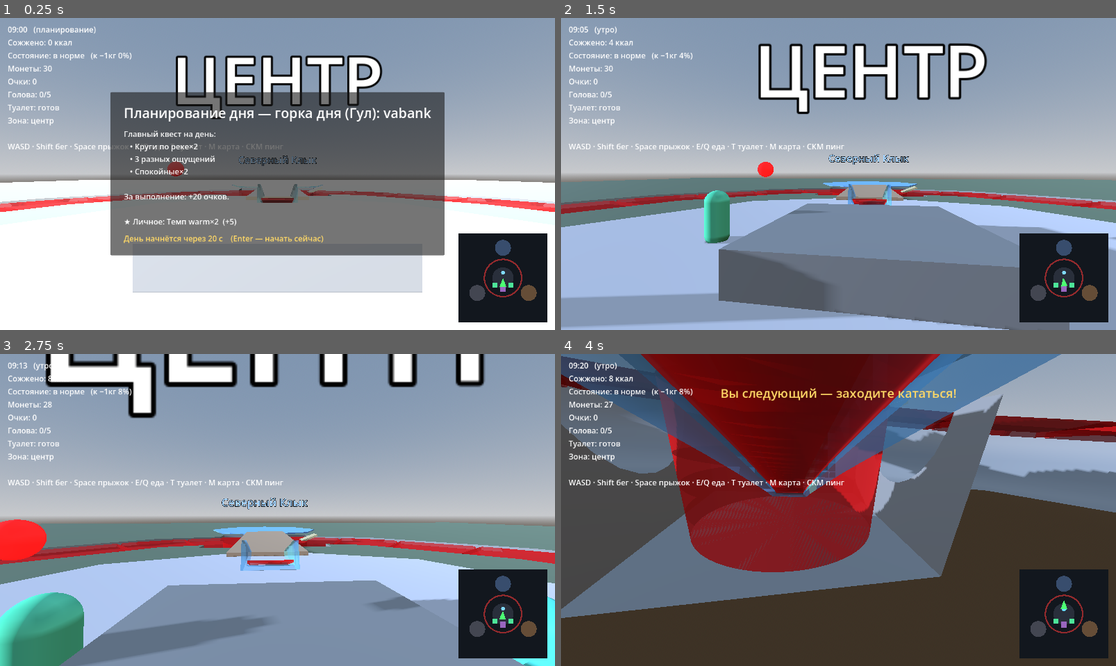
Above: before the commit, frames 1-4 (two rows, left to right).
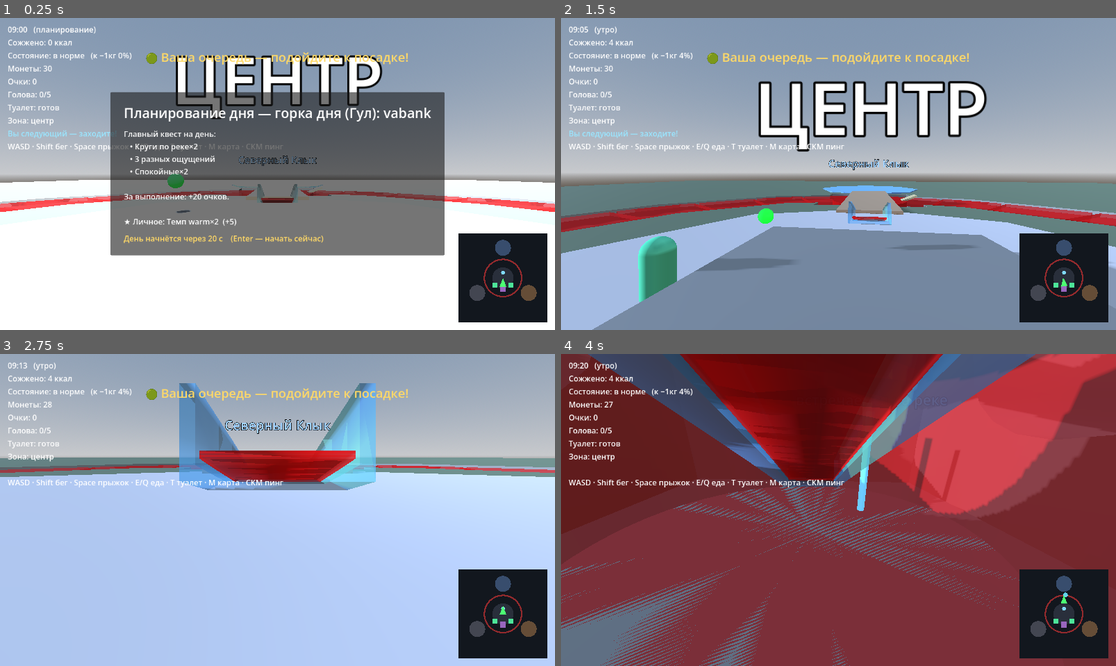
Above: after the commit, the same moments.

Repository: evangelipeep/Red-Wave
Game: Godot game, scene res://world/ParkGreybox.tscn
Two runs of this game, one before a commit and one after it. Both use one fixed random seed, a clock stepped at 60 frames per second and the inputs below. The project has no main scene, so this scene is started directly.
Inputs (mouse positions are in pixels of both pictures, inside the frame that each line leads up to):
- Up to frame 1 (0.25 s): no input
- Up to frame 2 (1.5 s): tap Enter (ui_accept) at 0.5 s; drag from (1066, 276) to (894, 105) at 0.52 s; move the mouse to (810, 174) at 1.27 s; hold W (move_forward) from 1.28 s (still down); tap Space (jump) at 1.35 s
- Up to frame 3 (2.75 s): keep holding W (move_forward); tap Space (jump) at 1.52, 1.82, 2.3 s; tap Shift (sprint) at 1.55 s; move the mouse to (288, 503) at 2.02 s; hold Q (eat_meal) from 2.03 s (still down)
- Up to frame 4 (4 s): keep holding W (move_forward); move the mouse to (832, 516) at 2.77 s; release Q (eat_meal) at 2.78 s; tap E (eat_snack) at 2.85 s; click (832, 516) at 2.92 s; tap Space (jump) at 3.02, 3.32, 3.77, 3.8 s; tap Shift (sprint) at 3.05 s; move the mouse to (877, 513) at 3.52 s; hold Middle mouse button (ping) from 3.53 s (still down)

The runs differ from the first frame. In frame 1, 7.1% of the frame differs, in the area x 1-77%, y 10-88%; in frame 2, 37%; in frame 3, 77%; in frame 4, 80%, in the area x 0-100%, y 0-100%.

Commit message:
feat(queue+theater): приглашение на зелёный, охранник и наказания, театр с расписанием
Очередь:
- зелёный свет = приглашение; игрок САМ заходит в зону посадки у горки (не авто)
- NPC идут на горку только на свой ход (доходят до посадки, потом едут)
- можно прыгнуть без очереди → SHAME-штраф; после 2 раз — бан прыжков (охранник не пускает)
- за нарушителем ходит ОХРАННИК на дистанции; пойман → бег заблокирован
- бег возвращается после 5 честно отстоянных очередей

Театр:
- открыт за 1 игр.час до шоу (ворота); вошёл до начала → приветствие + отсчёт до старта
- идёт шоу → отсчёт до конца, новых не впускают; конец → спасибо + очки
- опоздал к началу → не впускают

Фиксы: дно бассейна квадратное (NPC не проваливались в углах ямы);
RunBootstrap — старт дня вернул в _ready (был случайно вложен в _on_guard_alert).

Co-Authored-By: Claude Opus 4.8 <noreply@anthropic.com>

Diff:
--- a/autoload/EventBus.gd
+++ b/autoload/EventBus.gd
@@ -21,4 +21,6 @@
 signal score_changed(player_id: int, score: int)
 signal queue_update(slide_id: String, seconds_left: float, active: bool)   # очередь на горке
 signal map_opened(open: bool)                               # открыта/закрыта карта M (без паузы)
+signal guard_alert(level: int)                              # игрок нарушил очередь — охранник реагирует
+signal run_block_changed(blocked: bool)                     # блокировка бега (наказание)
 @warning_ignore_restore("unused_signal")
--- a/autoload/GameConstants.gd
+++ b/autoload/GameConstants.gd
@@ -67,6 +67,16 @@
 const NO_LONG_QUEUE_BONUS: int = 2
 const SHAME: int = -2
 const MISS_BALLAD: int = -3
+const SHOW_PTS: int = 4                 # очки за посещение шоу в театре
+
+# --- Очередь / охрана ---
+const HOOLIGAN_BAN_AFTER: int = 2       # после стольких нарушений — бан прыжков без очереди
+const QUEUES_TO_RESTORE_RUN: int = 5    # сколько честных очередей отстоять, чтобы вернуть бег
+const GUARD_FOLLOW_DIST: float = 4.0    # на какой дистанции охранник держится
+
+# --- Театр ---
+const SHOW_OPEN_BEFORE_FRAC: float = 1.0 / 12.0   # открыт за 1 игровой час до шоу
+const SHOW_DURATION_FRAC: float = 0.5 / 12.0      # шоу идёт ~30 игровых минут
 
 # --- Сложный режим ---
 const HARD_MAIN_FAIL: int = -10
--- a/autoload/RunState.gd
+++ b/autoload/RunState.gd
@@ -14,6 +14,10 @@
 var score: int = 0                   # очки за день
 var markers: Array[Vector3] = []     # приватные метки игрока (карта M)
 var pings: Array = []                # активные пинги [{pos, until}] для карты/миникарты
+var offenses: int = 0                 # нарушений очереди (прыжки без очереди)
+var run_blocked: bool = false         # бег заблокирован охраной (наказание)
+var queue_jump_banned: bool = false   # после 2 нарушений — прыгать без очереди вообще нельзя
+var _legit_rides_since_block: int = 0
 var _zones_visited: Dictionary = {}  # для бонуса «первопроходец зоны»
 var _dizzy_decay_accum: float = 0.0
 
@@ -36,6 +40,10 @@
 	markers.clear()
 	pings.clear()
 	personal_quest.clear()
+	offenses = 0
+	run_blocked = false
+	queue_jump_banned = false
+	_legit_rides_since_block = 0
 	_zones_visited.clear()
 	EventBus.dizziness_changed.emit(Net.local_id(), dizziness)
 	EventBus.score_changed.emit(Net.local_id(), score)
@@ -43,6 +51,32 @@
 func add_score(delta: int) -> void:
 	score += delta
 	EventBus.score_changed.emit(Net.local_id(), score)
+
+# Прыжок без очереди пойман: штраф, блок бега, реакция охраны.
+func register_offense() -> void:
+	offenses += 1
+	add_score(GameConstants.SHAME)
+	run_blocked = true
+	_legit_rides_since_block = 0
+	if offenses >= GameConstants.HOOLIGAN_BAN_AFTER:
+		queue_jump_banned = true
+	EventBus.run_block_changed.emit(true)
+	EventBus.guard_alert.emit(offenses)
+	EventBus.toast.emit("Неуважение к очереди! %d очков. Бег заблокирован — отстойте %d очереди." % [
+		GameConstants.SHAME, GameConstants.QUEUES_TO_RESTORE_RUN])
+
+# Честно отстоял очередь и прокатился — шаг к снятию блокировки бега.
+func register_legit_ride() -> void:
+	if not run_blocked:
+		return
+	_legit_rides_since_block += 1
+	if _legit_rides_since_block >= GameConstants.QUEUES_TO_RESTORE_RUN:
+		run_blocked = false
+		EventBus.run_block_changed.emit(false)
+		EventBus.toast.emit("Вы исправились — бег снова доступен!")
+	else:
+		EventBus.toast.emit("Очередь отстояна честно (%d/%d)" % [
+			_legit_rides_since_block, GameConstants.QUEUES_TO_RESTORE_RUN])
 
 # --- Приватные метки (карта M). ---
 func add_marker(pos: Vector3) -> void:
--- a/player/PlayerController.gd
+++ b/player/PlayerController.gd
@@ -131,7 +131,7 @@
 	var input := Input.get_vector("move_left", "move_right", "move_forward", "move_back")
 	var dir := (transform.basis * Vector3(input.x, 0.0, input.y)).normalized()
 	var moving := input != Vector2.ZERO
-	var sprinting := Input.is_action_pressed("sprint") and moving
+	var sprinting := Input.is_action_pressed("sprint") and moving and not RunState.run_blocked
 	var target_speed := sprint_speed if sprinting else walk_speed
 	var accel := ground_accel if is_on_floor() else air_accel
 
--- /dev/null
+++ b/systems/npc/Guard.gd
@@ -0,0 +1,56 @@
+extends CharacterBody3D
+class_name Guard
+## Охранник: появляется после нарушения очереди и ходит за игроком на дистанции
+## нескольких метров (GUARD_FOLLOW_DIST). Лёгкий — простое преследование, коллизия.
+
+@export var speed: float = 4.0
+
+var _grav: float = ProjectSettings.get_setting("physics/3d/default_gravity", 18.0)
+
+func _ready() -> void:
+	var cap := CapsuleShape3D.new()
+	cap.radius = 0.4
+	cap.height = 1.9
+	var col := CollisionShape3D.new()
+	col.shape = cap
+	col.position = Vector3(0, 0.95, 0)
+	add_child(col)
+
+	var mesh := MeshInstance3D.new()
+	var cm := CapsuleMesh.new()
+	cm.radius = 0.4
+	cm.height = 1.9
+	mesh.mesh = cm
+	var mat := StandardMaterial3D.new()
+	mat.albedo_color = Color(0.15, 0.18, 0.3)   # тёмная «форма»
+	mesh.material_override = mat
+	mesh.position = Vector3(0, 0.95, 0)
+	add_child(mesh)
+
+	var label := Label3D.new()
+	label.text = "ОХРАНА"
+	label.billboard = BaseMaterial3D.BILLBOARD_ENABLED
+	label.font_size = 40
+	label.pixel_size = 0.011
+	label.outline_size = 8
+	label.modulate = Color(1, 0.6, 0.3)
+	label.position = Vector3(0, 2.4, 0)
+	add_child(label)
+
+func _physics_process(delta: float) -> void:
+	var players := get_tree().get_nodes_in_group("player")
+	if players.is_empty():
+		velocity = Vector3.ZERO
+		move_and_slide()
+		return
+	var p := players[0] as Node3D
+	var flat := Vector3(p.global_position.x - global_position.x, 0.0, p.global_position.z - global_position.z)
+	if flat.length() > GameConstants.GUARD_FOLLOW_DIST:
+		var dir := flat.normalized()
+		velocity.x = dir.x * speed
+		velocity.z = dir.z * speed
+	else:
+		velocity.x = move_toward(velocity.x, 0.0, speed)
+		velocity.z = move_toward(velocity.z, 0.0, speed)
+	velocity.y = (velocity.y - _grav * delta) if not is_on_floor() else 0.0
+	move_and_slide()
--- a/systems/npc/NPCAgent.gd
+++ b/systems/npc/NPCAgent.gd
@@ -5,7 +5,7 @@
 ## вылезти сбоку по лесенке → бродить → снова в очередь. Во время спуска/вылезания
 ## коллизия выключена (едет по сплайну).
 
-enum St { GO_QUEUE, IN_QUEUE, RIDING, EXIT, WANDER }
+enum St { GO_QUEUE, IN_QUEUE, GO_BOARD, RIDING, EXIT, WANDER }
 
 @export var speed: float = 3.5
 
@@ -58,6 +58,11 @@
 		St.IN_QUEUE:
 			# Стоять за впереди стоящим — это нормально (без антистака).
 			_step(slide.slot_position(slide.queue_index(self)), delta)
+		St.GO_BOARD:
+			_step(_target, delta)
+			_antistuck(_target, delta)
+			if _near(_target):
+				slide.npc_board(self)
 		St.WANDER:
 			_step(_target, delta)
 			_antistuck(_target, delta)
@@ -101,6 +106,11 @@
 	_target = slide.wander_point()
 
 # --- Управляется SlideRail. ---
+func go_board(target: Vector3) -> void:
+	state = St.GO_BOARD
+	_target = target
+	_stuck_t = 0.0
+
 func begin_ride() -> void:
 	state = St.RIDING
 	ride_t = 0.0
--- a/systems/poi/TheaterPOI.gd
+++ b/systems/poi/TheaterPOI.gd
@@ -1,15 +1,27 @@
 extends Area3D
 class_name TheaterPOI
-## Театр (POI). Во время шоу (Clock шлёт show_1/2/3) нахождение игрока внутри
-## засчитывает посещение — для квеста «Театры×k». Строит сцену+зону+вывеску.
+## Театр (POI) с расписанием шоу (Clock.SHOW_SLOTS):
+##  • открыт за 1 игровой час до шоу — ворота открыты, заходи;
+##  • вошёл до начала → приветствие + обратный отсчёт до старта;
+##  • идёт шоу → отсчёт до конца, НОВЫХ не впускают (ворота закрыты);
+##  • конец → спасибо + очки (SHOW_PTS), посещение засчитано для квеста (QuestTracker).
 
 var player_inside: bool = false
+
+var _gate: CSGBox3D
+var _phase: String = "closed"
+var _shown_phase: String = ""
+var _slot_i: int = -1
+var _running_slot: int = -1
+var _awarded_slot: int = -1
+var _entered_for_show: bool = false
+var _toast_acc: float = 0.0
 
 func _ready() -> void:
 	add_to_group("poi_theater")
 	var cs := CollisionShape3D.new()
 	var box := BoxShape3D.new()
-	box.size = Vector3(7, 4, 7)
+	box.size = Vector3(6, 4, 6)
 	cs.shape = box
 	add_child(cs)
 
@@ -17,11 +29,20 @@
 	var bm := BoxMesh.new()
 	bm.size = Vector3(6, 0.5, 6)
 	stage.mesh = bm
-	var mat := StandardMaterial3D.new()
-	mat.albedo_color = Color(0.5, 0.3, 0.6)
-	stage.material_override = mat
+	stage.material_override = _mat(Color(0.5, 0.3, 0.6))
 	stage.position = Vector3(0, 0.25, 0)
 	add_child(stage)
+
+	# Стены (3 шт.) + ворота спереди (-Z), которые открываются на время входа.
+	_wall(Vector3(0, 1.5, 3.5), Vector3(7.4, 3, 0.4))   # зад
+	_wall(Vector3(3.5, 1.5, 0), Vector3(0.4, 3, 7.4))   # право
+	_wall(Vector3(-3.5, 1.5, 0), Vector3(0.4, 3, 7.4))  # лево
+	_gate = CSGBox3D.new()
+	_gate.size = Vector3(7.4, 3, 0.4)
+	_gate.use_collision = true
+	_gate.position = Vector3(0, 1.5, -3.5)
+	_gate.material_override = _mat(Color(0.7, 0.5, 0.3))
+	add_child(_gate)
 
 	var label := Label3D.new()
 	label.text = "ТЕАТР"
@@ -29,8 +50,83 @@
 	label.font_size = 48
 	label.pixel_size = 0.012
 	label.outline_size = 10
-	label.position = Vector3(0, 3.0, 0)
+	label.position = Vector3(0, 3.4, 0)
 	add_child(label)
 
-	body_entered.connect(func(b): if b is PlayerController: player_inside = true)
+	body_entered.connect(_on_enter)
 	body_exited.connect(func(b): if b is PlayerController: player_inside = false)
+
+func _mat(c: Color) -> StandardMaterial3D:
+	var m := StandardMaterial3D.new()
+	m.albedo_color = c
+	return m
+
+func _wall(pos: Vector3, size: Vector3) -> void:
+	var w := CSGBox3D.new()
+	w.size = size
+	w.use_collision = true
+	w.position = pos
+	w.material_override = _mat(Color(0.4, 0.28, 0.45))
+	add_child(w)
+
+func _on_enter(b: Node3D) -> void:
+	if not (b is PlayerController):
+		return
+	player_inside = true
+	if _phase == "open":
+		EventBus.toast.emit("Добро пожаловать в театр! Скоро начнётся представление.")
+		_entered_for_show = true
+	elif _phase == "running":
+		EventBus.toast.emit("Шоу уже идёт — вход закрыт.")
+
+func _process(delta: float) -> void:
+	_recalc_phase()
+	# Ворота твёрдые всегда, КРОМЕ фазы "open" (когда можно зайти).
+	var solid := _phase != "open"
+	if _gate.use_collision != solid:
+		_gate.use_collision = solid
+		_gate.visible = solid
+
+	_toast_acc -= delta
+	if player_inside and _toast_acc <= 0.0 and _slot_i >= 0:
+		_toast_acc = 3.0
+		var s: float = GameConstants.SHOW_SLOTS[_slot_i]
+		if _phase == "open":
+			EventBus.toast.emit("До начала шоу: %.0f с" % _frac_to_sec(s - Clock.day_fraction))
+		elif _phase == "running":
+			EventBus.toast.emit("Идёт шоу! До конца: %.0f с" % _frac_to_sec(s + GameConstants.SHOW_DURATION_FRAC - Clock.day_fraction))
+
+	# Старт шоу — запомнить слот.
+	if _phase == "running" and _shown_phase != "running":
+		_running_slot = _slot_i
+	# Конец шоу — спасибо + очки тем, кто был внутри.
+	if _shown_phase == "running" and _phase != "running":
+		if _entered_for_show and player_inside and _awarded_slot != _running_slot:
+			_awarded_slot = _running_slot
+			RunState.add_score(GameConstants.SHOW_PTS)
+			EventBus.toast.emit("Спасибо за посещение! +%d очков" % GameConstants.SHOW_PTS)
+		_entered_for_show = false
+	_shown_phase = _phase
+
+func _recalc_phase() -> void:
+	var df := Clock.day_fraction
+	_slot_i = -1
+	for i in GameConstants.SHOW_SLOTS.size():
+		if df < GameConstants.SHOW_SLOTS[i] + GameConstants.SHOW_DURATION_FRAC:
+			_slot_i = i
+			break
+	if _slot_i < 0:
+		_phase = "closed"
+		return
+	var s: float = GameConstants.SHOW_SLOTS[_slot_i]
+	if df < s - GameConstants.SHOW_OPEN_BEFORE_FRAC:
+		_phase = "closed"
+	elif df < s:
+		_phase = "open"
+	elif df < s + GameConstants.SHOW_DURATION_FRAC:
+		_phase = "running"
+	else:
+		_phase = "closed"
+
+func _frac_to_sec(f: float) -> float:
+	return maxf(f, 0.0) * GameConstants.run_length
--- a/systems/slide/SlideRail.gd
+++ b/systems/slide/SlideRail.gd
@@ -32,6 +32,9 @@
 var _player_ahead: int = 0
 var _player_wait: float = 0.0
 var _player_no_wait: bool = false
+var _player_legit: bool = false
+var _player_turn: bool = false      # очередь подошла (можно идти на посадку легитимно)
+var _player_turn_t: float = 0.0
 var _was_player_next: bool = false
 
 var _occupied: bool = false
@@ -46,6 +49,9 @@
 var _pool_surface_y: float = -0.1
 var _light_red: MeshInstance3D
 var _light_green: MeshInstance3D
+var _board_zone: Area3D     # зона посадки (заходишь сюда — едешь)
+const BOARD_OFFSET := Vector3(0, -0.8, 1.0)   # посадка: на 1 м перед устьем трубы, на земле
+const QUEUE_BACK_OFFSET := Vector3(0, 0, 5)   # зона ожидания на 5 м позади устья
 
 func _ready() -> void:
 	add_to_group("slide")
@@ -94,25 +100,41 @@
 	_path.add_child(_follow)
 
 func _setup_mount() -> void:
+	# Зона ОЖИДАНИЯ (стой здесь, чтобы быть в очереди) — позади посадки.
 	_mount = Area3D.new()
-	_mount.name = "Mount"
+	_mount.name = "QueueZone"
 	var cs := CollisionShape3D.new()
 	var box := BoxShape3D.new()
-	box.size = Vector3(4, 3, 4)
+	box.size = Vector3(7, 3, 6)
 	cs.shape = box
 	_mount.add_child(cs)
 	add_child(_mount)
-	_mount.global_position = to_global(_top_local)
+	_mount.global_position = to_global(_top_local + QUEUE_BACK_OFFSET)
 	_mount.body_entered.connect(_on_mount_body_entered)
 	_mount.body_exited.connect(_on_mount_body_exited)
 
+	# Зона ПОСАДКИ (зашёл — поехал) — у самого старта горки.
+	_board_zone = Area3D.new()
+	_board_zone.name = "BoardZone"
+	var bcs := CollisionShape3D.new()
+	var bbox := BoxShape3D.new()
+	bbox.size = Vector3(3, 3, 2.5)
+	bcs.shape = bbox
+	_board_zone.add_child(bcs)
+	add_child(_board_zone)
+	_board_zone.global_position = to_global(_top_local + BOARD_OFFSET)
+	_board_zone.body_entered.connect(_on_board_entered)
+
+func board_point() -> Vector3:
+	return to_global(_top_local + BOARD_OFFSET)
+
 func _build_boarding() -> void:
-	# Площадка посадки на земле (старт сплайна на ней).
+	# Площадка посадки на земле (старт сплайна + зона ожидания на ней).
 	var pad := CSGBox3D.new()
 	pad.name = "Boarding"
-	pad.size = Vector3(5, 1.2, 5)
+	pad.size = Vector3(8, 1.2, 13)
 	pad.use_collision = true
-	pad.position = Vector3(_top_local.x, _top_local.y - 0.6, _top_local.z)
+	pad.position = Vector3(_top_local.x, _top_local.y - 0.6, _top_local.z + 4.0)
 	add_child(pad)
 
 func _make_material(col: Color, transparent: bool) -> StandardMaterial3D:
@@ -170,10 +192,10 @@
 		ground.add_child(pit)
 		pit.global_position = to_global(Vector3(_pool_center.x, -2, _pool_center.z))
 
-	var basin := CSGCylinder3D.new()
+	# Дно — КВАДРАТНОЕ и крупнее ямы, чтобы NPC/игрок не проваливались в углах.
+	var basin := CSGBox3D.new()
 	basin.name = "BasinFloor"
-	basin.radius = _pool_radius
-	basin.height = 0.4
+	basin.size = Vector3(_pool_radius * 2 + 4, 0.4, _pool_radius * 2 + 4)
 	basin.use_collision = true
 	basin.position = Vector3(_pool_center.x, _pool_floor_y - 0.2, _pool_center.z)
 	add_child(basin)
@@ -236,7 +258,7 @@
 
 # --- Геометрия для NPC (мир). Очередь на земле, вбок (+X) от посадки. ---
 func slot_position(i: int) -> Vector3:
-	return to_global(Vector3(2.0 + float(i) * 1.3, 0.2, _top_local.z))
+	return to_global(Vector3(2.0 + float(i) * 1.3, 0.2, _top_local.z + QUEUE_BACK_OFFSET.z))
 
 func queue_back_position() -> Vector3:
 	return slot_position(_npc_queue.size())
@@ -283,7 +305,8 @@
 	_player_wait = 0.0
 
 func _on_mount_body_exited(body: Node3D) -> void:
-	if body == _player_ref:
+	# Если очередь подошла — выход к посадке не сбрасывает статус.
+	if body == _player_ref and not _player_turn:
 		_player_waiting = false
 		_player_ref = null
 		EventBus.queue_update.emit(slide_id, 0, false)
@@ -300,6 +323,15 @@
 	if _player_waiting:
 		_player_wait += delta
 		EventBus.queue_update.emit(slide_id, _player_ahead, true)
+	# Ход подошёл, но игрок не сел вовремя — теряет очередь.
+	if _player_turn:
+		_player_turn_t -= delta
+		if _player_turn_t <= 0.0:
+			_player_turn = false
+			_player_waiting = false
+			_player_ref = null
+			EventBus.queue_update.emit(slide_id, 0, false)
+			EventBus.toast.emit("Очередь подошла, но вы ушли — встаньте заново")
 
 func _free_occupancy(delta: float) -> void:
 	if not _occupied:
@@ -324,26 +356,51 @@
 		_occ_player_swam = false
 
 func _dispatch() -> void:
-	if _player_waiting and _player_ahead <= 0:
-		_start_ride_player()
-		return
-	if not _npc_queue.is_empty():
-		var front: NPCAgent = _npc_queue[0]
-		if front.state == NPCAgent.St.IN_QUEUE:   # передний поехал, как только слот свободен
-			_npc_queue.pop_front()
-			_npc_rider = front
-			_npc_phase = 0
-			_occupied = true
-			_occupant = front
-			_occupy_t = 0.0
-			front.begin_ride()
-			if _player_waiting:
-				_player_ahead = maxi(_player_ahead - 1, 0)
-
-func _start_ride_player() -> void:
-	var p := _player_ref
-	_player_no_wait = _player_wait < 4.0
+	# Только NPC: на свой ход передний ИДЁТ к посадке (а не телепортируется).
+	if _npc_queue.is_empty():
+		return
+	var front: NPCAgent = _npc_queue[0]
+	if front.state == NPCAgent.St.IN_QUEUE:
+		_npc_queue.pop_front()
+		_occupied = true
+		_occupant = front
+		_occupy_t = 0.0
+		_npc_phase = 0
+		front.go_board(board_point())
+		if _player_waiting:
+			_player_ahead = maxi(_player_ahead - 1, 0)
+
+# NPC дошёл до посадки — поехал.
+func npc_board(npc) -> void:
+	if _occupant == npc and _npc_rider == null:
+		_npc_rider = npc
+		_npc_phase = 0
+		npc.begin_ride()
+
+# Игрок зашёл в зону посадки — едет (если очередь подошла) или прыгает без очереди.
+func _on_board_entered(body: Node3D) -> void:
+	if not (body is PlayerController):
+		return
+	if _occupied or _rider != null or _npc_rider != null:
+		EventBus.toast.emit("Занято — подождите")
+		return
+	var info: Dictionary = Slides.SLIDES.get(slide_id, {})
+	if info.get("extreme", false) and not WeightSystem.can_ride_extreme():
+		EventBus.toast.emit("Слишком большой вес (%.0f кг) — на горку не допускаем" % WeightSystem.kg)
+		return
+	if _player_turn:
+		_begin_player_ride(body, true)
+	elif RunState.queue_jump_banned:
+		EventBus.toast.emit("Охранник не пускает без очереди! Встаньте в очередь.")
+	else:
+		_begin_player_ride(body, false)
+		RunState.register_offense()
+
+func _begin_player_ride(p: PlayerController, legit: bool) -> void:
+	_player_legit = legit
+	_player_no_wait = legit and _player_wait < 4.0
 	_player_waiting = false
+	_player_turn = false
 	_player_ref = null
 	_occupied = true
 	_occupant = p
@@ -356,7 +413,7 @@
 	_rider = player
 	_speed = base_speed
 	_follow.progress = 0.0
-	_mount.monitoring = false
+	_board_zone.monitoring = false
 	player.mount_rail(self)
 
 func _drive_player(delta: float) -> void:
@@ -395,7 +452,9 @@
 	if _light_red:
 		_light_red.visible = not player_next
 	if player_next and not _was_player_next:
-		EventBus.toast.emit("Вы следующий — заходите кататься!")
+		_player_turn = true
+		_player_turn_t = 12.0
+		EventBus.toast.emit("🟢 Ваша очередь — подойдите к посадке!")
 	_was_player_next = player_next
 
 func _finish() -> void:
@@ -405,10 +464,13 @@
 	_speed = 0.0
 	rider.dismount(_follow.global_transform, exit_vel)
 	EventBus.slide_completed.emit(Net.local_id(), slide_id)
-	if _player_no_wait:
-		_player_no_wait = false
-		RunState.add_score(GameConstants.NO_LONG_QUEUE_BONUS)
-		EventBus.toast.emit("Без очереди! +%d" % GameConstants.NO_LONG_QUEUE_BONUS)
+	if _player_legit:
+		_player_legit = false
+		RunState.register_legit_ride()   # честно отстоял очередь
+		if _player_no_wait:
+			_player_no_wait = false
+			RunState.add_score(GameConstants.NO_LONG_QUEUE_BONUS)
+			EventBus.toast.emit("Без очереди! +%d" % GameConstants.NO_LONG_QUEUE_BONUS)
 	await get_tree().create_timer(0.8).timeout
-	if is_instance_valid(_mount):
-		_mount.monitoring = true
+	if is_instance_valid(_board_zone):
+		_board_zone.monitoring = true
--- a/ui/HUD.gd
+++ b/ui/HUD.gd
@@ -46,7 +46,12 @@
 	else:
 		_toilet.text = "Туалет: через %.1f ч" % WeightSystem.toilet_ready_in_hours()
 	_zone.text = "Зона: %s" % _zone_ru(RunState.current_zone)
-	_queue.text = _queue_text
+	if _queue_text != "":
+		_queue.text = _queue_text
+	elif RunState.run_blocked:
+		_queue.text = "🚫 Бег заблокирован — отстойте очереди честно"
+	else:
+		_queue.text = ""
 
 	if _toast_time > 0.0:
 		_toast_time -= delta
--- a/world/RunBootstrap.gd
+++ b/world/RunBootstrap.gd
@@ -10,6 +10,7 @@
 
 var _ballad_started: bool = false
 var _ballad_attended: bool = false
+var _guard_spawned: bool = false
 
 func _ready() -> void:
 	GameConstants.run_length = debug_run_length
@@ -22,12 +23,25 @@
 	print("[Run] горка дня = %s, день = %.0f сек, атомов в квесте = %d" % [
 		Hype.day_slide, debug_run_length, RunState.main_quest.size()])
 	EventBus.scheduled_event.connect(_on_scheduled)
+	EventBus.guard_alert.connect(_on_guard_alert)
 	Clock.day_finished.connect(_on_day_end)
 	if use_planning:
 		EventBus.run_planning_started.emit()   # старт дня запускает PlanningOverlay
 	else:
 		Clock.start_run()
 		EventBus.run_started.emit()
+
+func _on_guard_alert(_level: int) -> void:
+	if _guard_spawned:
+		return
+	_guard_spawned = true
+	var g := Guard.new()
+	get_tree().current_scene.add_child(g)
+	var players := get_tree().get_nodes_in_group("player")
+	if not players.is_empty():
+		var p := players[0] as Node3D
+		g.global_position = p.global_position + Vector3(3, 0, 3)
+	EventBus.toast.emit("За вами теперь следит охрана…")
 
 func _on_scheduled(ev: String) -> void:
 	if ev == "ballad":
Not shown, added: systems/npc/Guard.gd.uid
